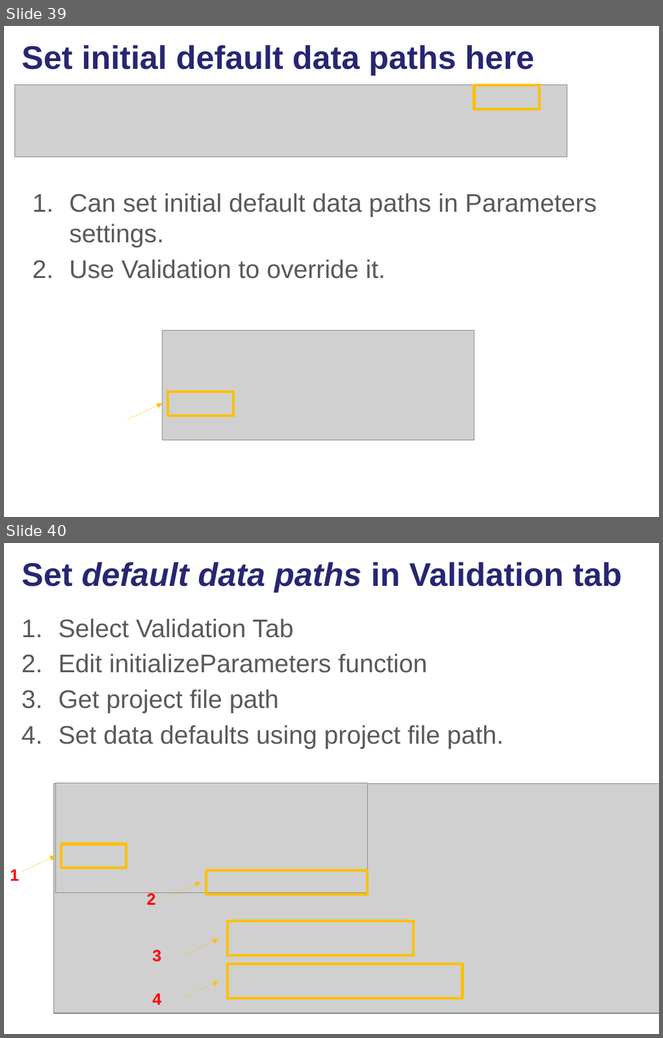
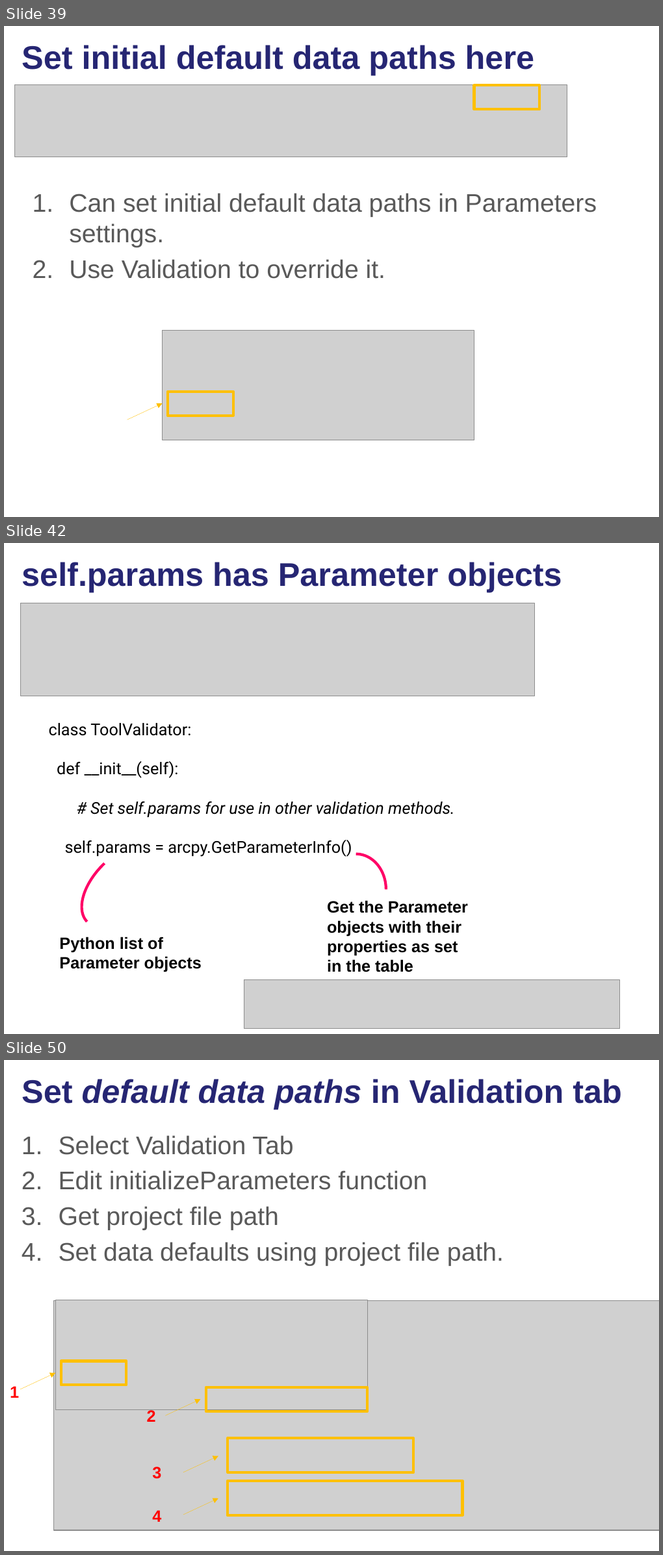
Before and after one commit to lgtateos/gis540, a slide deck: slides/scriptToolParameters.pptx. Shown one above the other, each under a label of ours: slides 39 and 40 before the commit, slides 39, 42 and 50 after it; the slides between them are not shown. The pictures are 663x1038 and 663x1555 pixels, drawn with LibreOffice and Linux fonts; fonts in the diff are those of the drawing; grey boxes stand for pictures. Boxes give left, top, right and bottom in pixels: in the first picture for what was removed or moved away, otherwise in the second. Text is boxed around its words. In the diff, an @@ line names an element or a change of style, - is before the commit and + after.

Commit message:
add more slides
More explanation of setting default values and updating parameters based on other parameters.

```diff
--- a/slides/scriptToolParameters.pptx
+++ b/slides/scriptToolParameters.pptx
@@ slide 42 added at box(4, 543, 659, 1034), background #FFFFFF @@
@@ title added at box(22, 562, 562, 592), 36 pt, text #262673, bold @@
+self.params has Parameter objects
@@ picture added at box(20, 603, 534, 696) @@
@@ text added at box(49, 723, 455, 857), 18 pt, text #000000 @@
+class ToolValidator:
+def __init__(self):
+# Set self.params for use in other validation methods.
+self.params = arcpy.GetParameterInfo()
@@ arc (boxed as its full ellipse) added at box(66, 827, 185, 944), outline #FF0066 3 pt @@
@@ arc (boxed as its full ellipse) added at box(326, 854, 387, 925), outline #FF0066 3 pt @@
@@ text added at box(327, 901, 468, 973), 18 pt, text #000000, bold @@
+Get the Parameter objects with their properties as set in the table
@@ text added at box(59, 937, 202, 973), 18 pt, text #000000, bold @@
+Python list of Parameter objects
@@ picture added at box(244, 980, 620, 1029) @@
@@ what was slide 40 is now slide 50 @@
```
Also in this commit, not shown: 13 other slides added.
